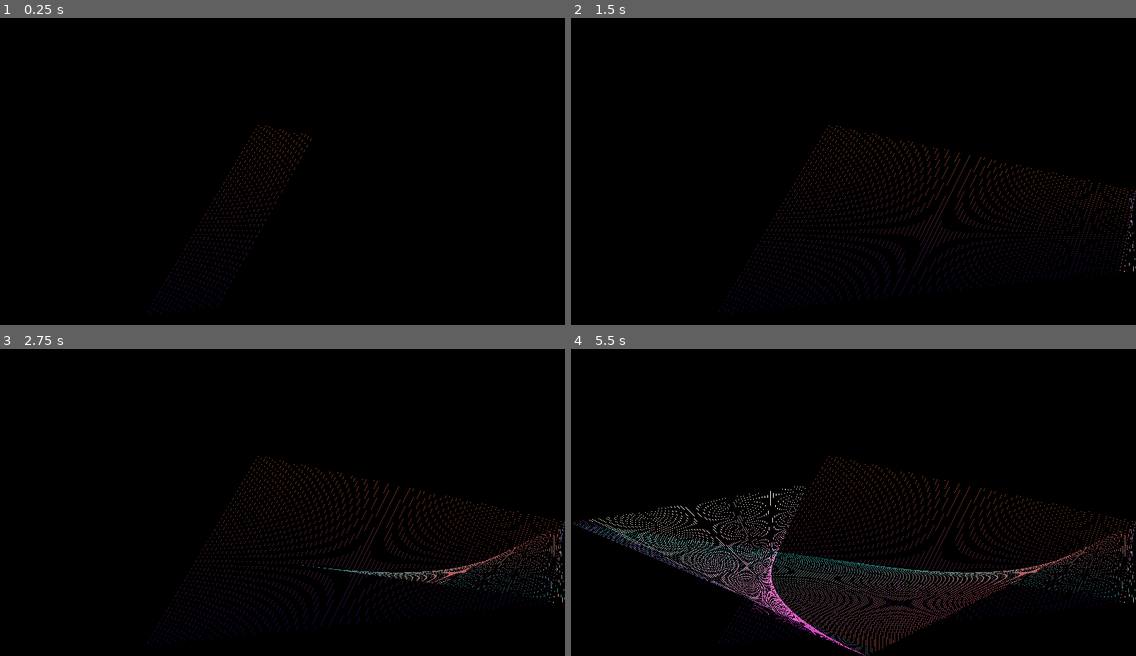
Above: before the commit, frames 1-4 (two rows, left to right).
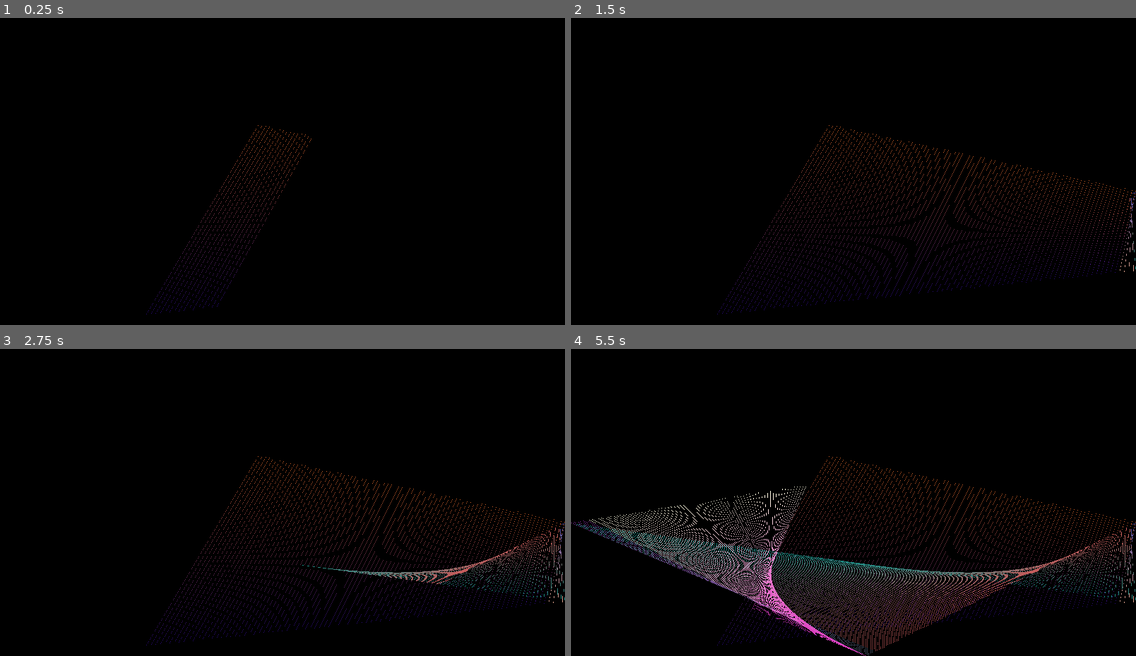
Above: after the commit, the same moments.

Repository: kasworld/gd4line2d
Game: Godot game, scene res://main.tscn
Same seed, same stepped clock (60 frames per second), same inputs: the game is played once before the commit and once after it.
Inputs:
- Up to frame 1 (0.25 s): no input
- Up to frame 2 (1.5 s): tap Enter at 0.5 s
- Up to frame 3 (2.75 s): no input
- Up to frame 4 (5.5 s): no input

The runs differ from the first frame. In frame 1, 0.1% of the frame differs, in the area x 25-55%, y 35-97%; in frame 2, 0.6%; in frame 3, 0.8%; in frame 4, 2.1%, in the area x 0-100%, y 35-100%.

Commit message:
line width

Diff:
--- a/move_line2d/move_line_2d.gd
+++ b/move_line2d/move_line_2d.gd
@@ -7,6 +7,7 @@
 var draw_area :Vector2
 var point_count :int
 var gradiant :Gradient
+const line_width = 1.5
 
 func init(ln_count :int, pt_count :int, area_size :Vector2 ):
 	line_count = ln_count
@@ -26,7 +27,7 @@
 	var ln = Line2D.new()
 	ln.points = pos_list
 	ln.gradient = gradiant
-	ln.width = 1
+	ln.width = line_width
 	return ln
 
 func new_gradiant()->Gradient:
